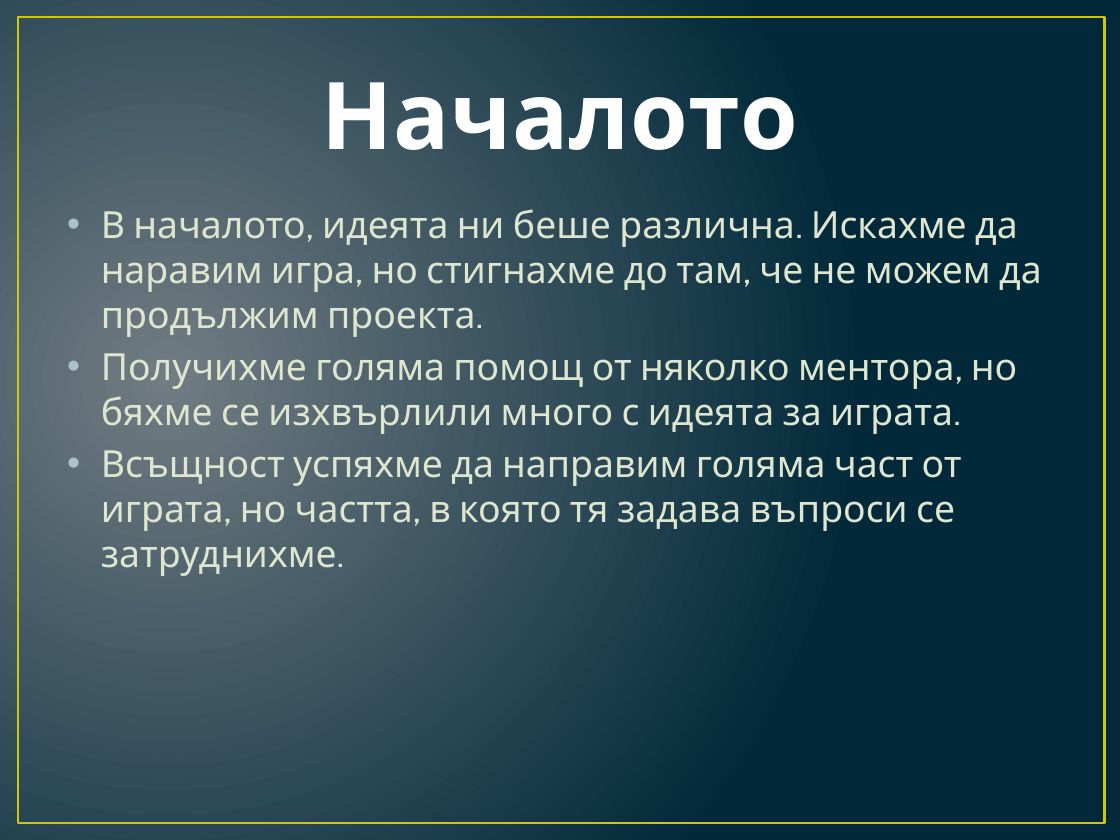
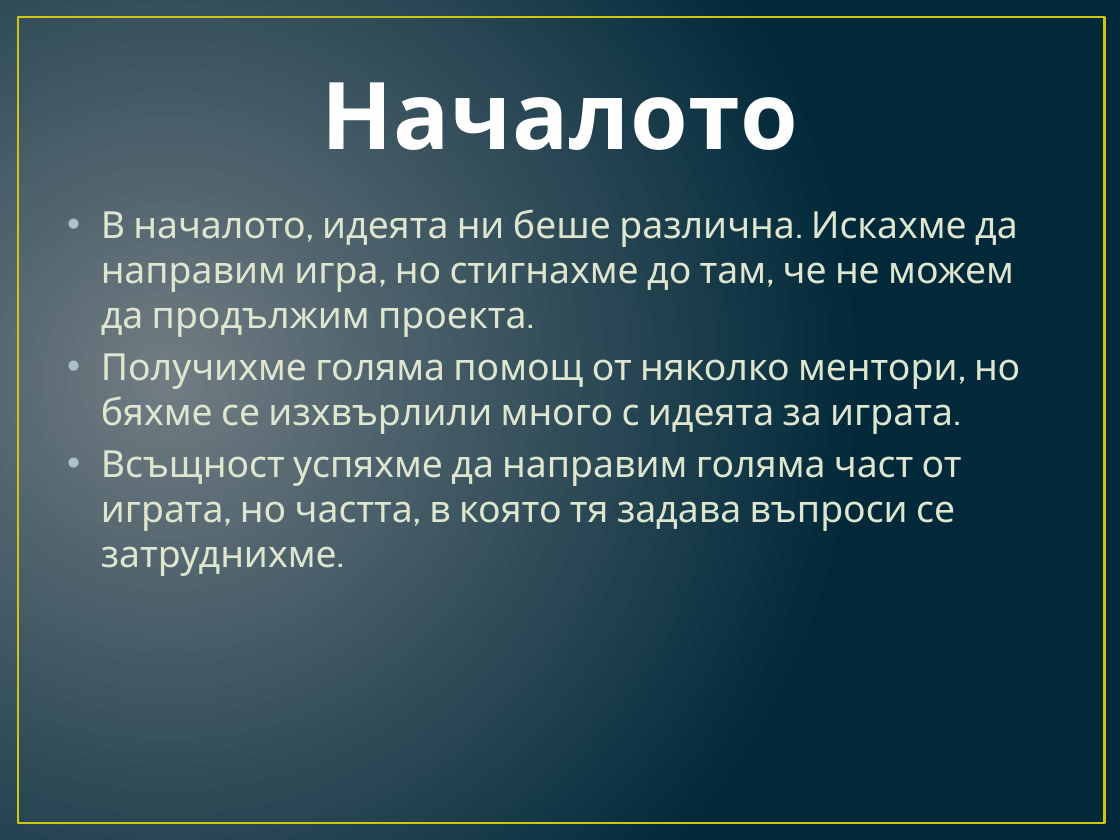
Before and after one commit to AlexchooN14/-Hulk, a slide deck: slide 2 of Historyada.pptx. Drawn at 1120x840 pixels with LibreOffice and Linux fonts; fonts in the diff are those of the drawing. Boxes give left, top, right and bottom in pixels: in the first picture for what was removed or moved away, otherwise in the second. Text is boxed around its words. In the diff, an @@ line names an element or a change of style, - is before the commit and + after.

```diff
--- a/Historyada.pptx
+++ b/Historyada.pptx
@@ text at [101,209,1020,434]: text changed @@
-• В началото, идеята ни беше различна. Искахме да наравим игра, но стигнахме до там, че не можем да продължим проекта.
-• Получихме голяма помощ от няколко ментора, но бяхме се изхвърлили много с идеята за играта.
+• В началото, идеята ни беше различна. Искахме да направим игра, но стигнахме до там, че не можем да продължим проекта.
+• Получихме голяма помощ от няколко ментори, но бяхме се изхвърлили много с идеята за играта.
```
Also in this commit, not shown: 1 other slide changed, 1 slide added.
